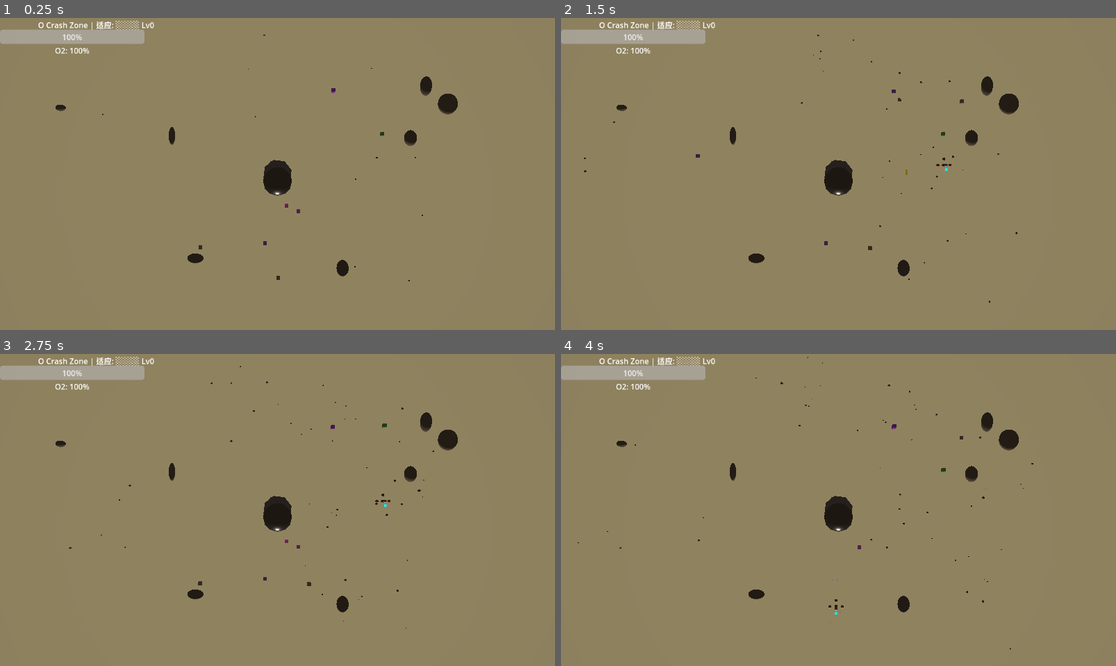
Above: before the commit, frames 1-4 (two rows, left to right).
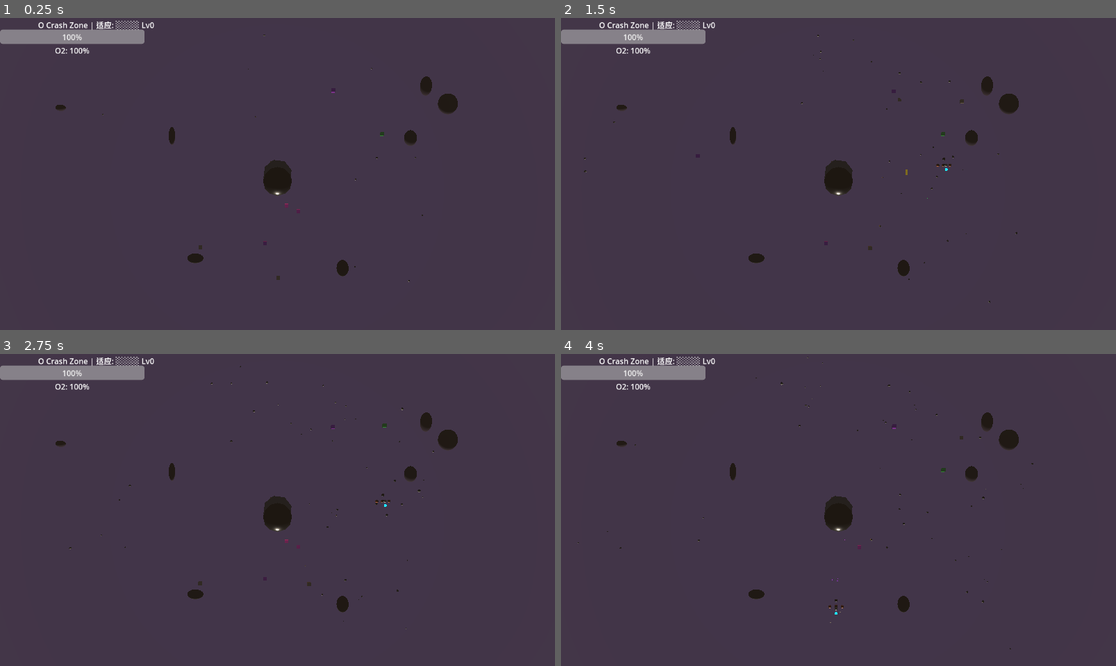
Above: after the commit, the same moments.

Repository: qnctx/star-abyss-game
Game: Godot game, scene res://scenes/main.tscn
Two runs of this game, one before a commit and one after it. Both use one fixed random seed, a clock stepped at 60 frames per second and the inputs below.
Inputs (mouse positions are in pixels of both pictures, inside the frame that each line leads up to):
- Up to frame 1 (0.25 s): no input
- Up to frame 2 (1.5 s): tap Enter at 0.5 s; move the mouse to (960, 158) at 0.52 s; hold D (move_right) 0.53-1.28 s; hold E (interact) 0.53-1.28 s; move the mouse to (727, 189) at 1.27 s; hold S (move_back) from 1.28 s (still down); click (727, 189) at 1.35 s
- Up to frame 3 (2.75 s): move the mouse to (333, 441) at 2.02 s; release S (move_back) at 2.03 s; hold D (move_right) from 2.03 s (still down); hold Shift (sprint) from 2.03 s (still down)
- Up to frame 4 (4 s): move the mouse to (810, 572) at 2.77 s; release D (move_right) at 2.78 s; release Shift (sprint) at 2.78 s; hold W (move_forward) 2.78-3.53 s; tap T (teleport) at 2.85 s; tap Space at 3.5 s; move the mouse to (1005, 556) at 3.52 s; hold A (move_left) from 3.53 s (still down); hold E (interact) from 3.53 s (still down)

The runs differ from the first frame. In frame 1, 99% of the frame differs, in the area x 0-100%, y 0-100%; in frame 2, 99%; in frame 3, 99%; in frame 4, 99%.

Commit message:
visuals: dark alien terrain with purple-brown soil color

Diff:
--- a/src/scripts/world_generator.gd
+++ b/src/scripts/world_generator.gd
@@ -51,12 +51,13 @@
 	# Unshaded = show albedo color directly without lighting calculations
 	# This ensures the terrain is visible regardless of scene lighting
 	mat.shading_mode = BaseMaterial3D.SHADING_MODE_UNSHADED
-	mat.albedo_color = Color(0.6, 0.55, 0.4)
+	# Dark alien soil - purple-brown toxic earth
+	mat.albedo_color = Color(0.25, 0.2, 0.3)
 	mat.roughness = 0.9
 	mat.metallic = 0.0
 	# Disable cull so both sides of triangles render
 	mat.cull_mode = BaseMaterial3D.CULL_DISABLED
-	print("WorldGenerator: ground material ready (unshaded tan color)")
+	print("WorldGenerator: ground material ready (dark alien soil)")
 	return mat
 const ICE_CAVE_SCENE := preload("res://scenes/world/ice_cave_entrance.tscn")
 const LAVA_FISSURE_SCENE := preload("res://scenes/world/lava_fissure_entrance.tscn")
@@ -385,9 +386,9 @@
 func _spawn_rocks(scene: Node) -> void:
 	## Scatter 60 rock/debris meshes across the terrain for visual detail.
 	var rock_materials = [
-		_create_rock_material(Color(0.4, 0.35, 0.3)),
-		_create_rock_material(Color(0.5, 0.45, 0.35)),
-		_create_rock_material(Color(0.35, 0.3, 0.25)),
+		_create_rock_material(Color(0.2, 0.15, 0.25)),
+		_create_rock_material(Color(0.25, 0.18, 0.3)),
+		_create_rock_material(Color(0.18, 0.12, 0.22)),
 	]
 	var half := WORLD_SIZE / 2.0 - 5.0
 	var placed := 0
